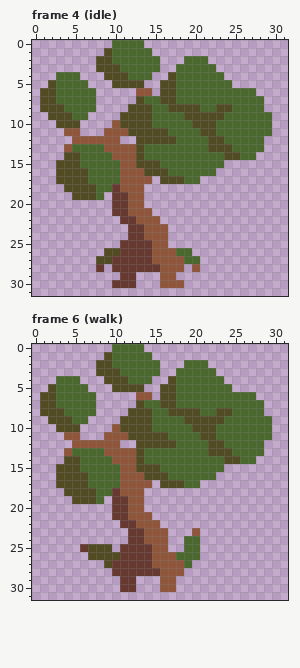
A pixel-art file gets an edit: source_data/aseprite/tree.aseprite. The picture above was drawn from the file before the commit.
32x32 pixels, 8 frames. Shown: frame 4 (idle), frame 6 (walk). The commit also changed other frames, which this record leaves out.
The same view after the edit:
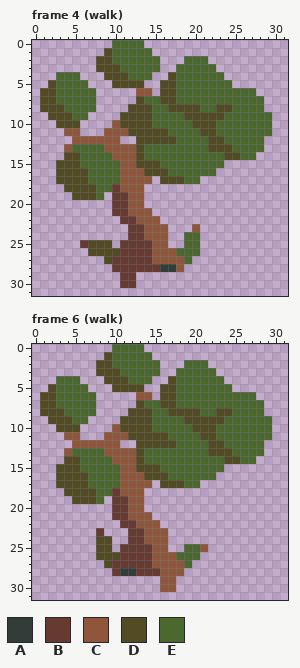
Palette (. is transparent): A #323c39  B #663931  C #8f563b  D #524b24  E #4b692f
From old to new:
Frame 4 (walk), layer "trunk":
The author changed colour C to colour A in row 28 at x 16 to 17.
Colour B now appears in row 25 at x 6.
Colour C now appears in row 23 at x 20.
Colour D now appears in row 25 at x 7 to 9; in row 26 at x 7 to 8.
Colour E now appears in rows 24 to 25 at x 19 to 20; in row 26 at x 20.
The author cleared colour B in row 28 at x 8; in row 30 at x 10.
The author cleared colour C in row 28 at x 20; in row 29 at x 16 to 17; in row 30 at x 16 to 18.
The author cleared colour D in row 27 at x 8.
The author cleared colour E in row 27 at x 20.
Frame 6 (walk), layer "trunk":
The author changed colour B to colour A in row 28 at x 11 to 12.
Colour B now appears in row 23 at x 8.
Colour C now appears in row 25 at x 21.
Colour D now appears in row 24 at x 8 to 9.
The author cleared colour B in row 25 at x 6; in rows 29 to 30 at x 11 to 12.
The author cleared colour C in row 23 at x 20.
The author cleared colour D in rows 25 to 26 at x 7.
The author cleared colour E in row 24 at x 19 to 20.
Changed places in both pictures, as pixel boxes (x1, y1, x2, y2):
changed: (160, 224, 200, 288)
changed: (80, 240, 120, 288)
changed: (80, 528, 136, 592)
changed: (184, 528, 208, 552)
